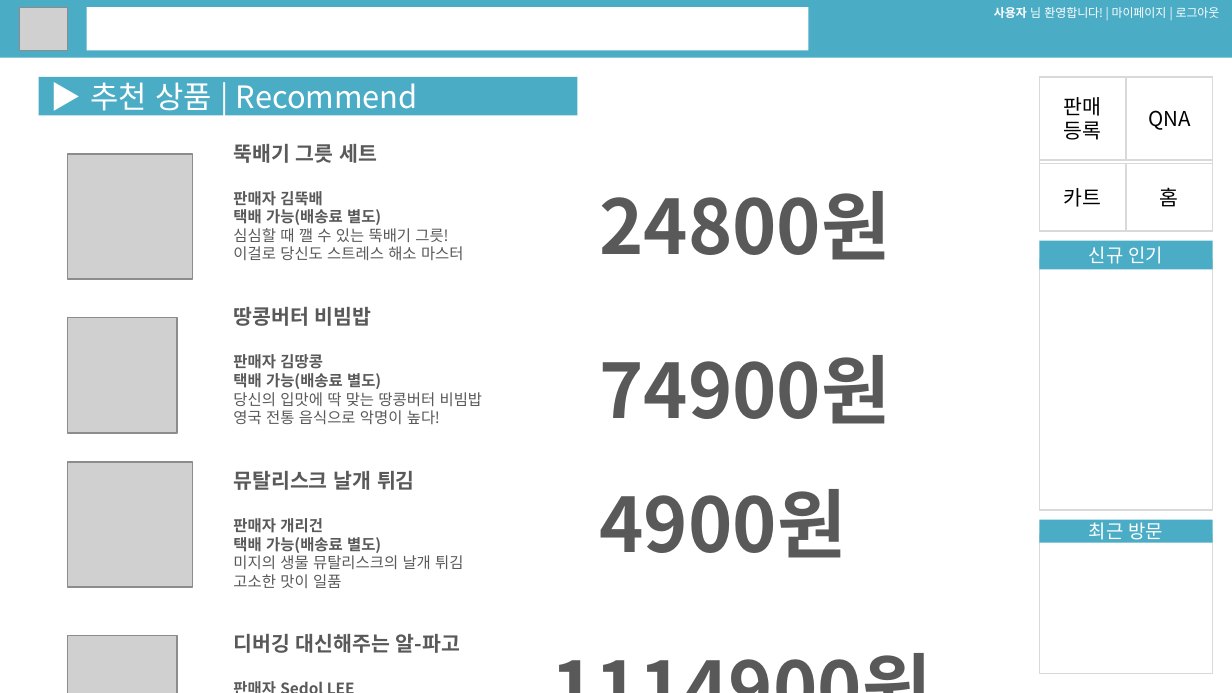
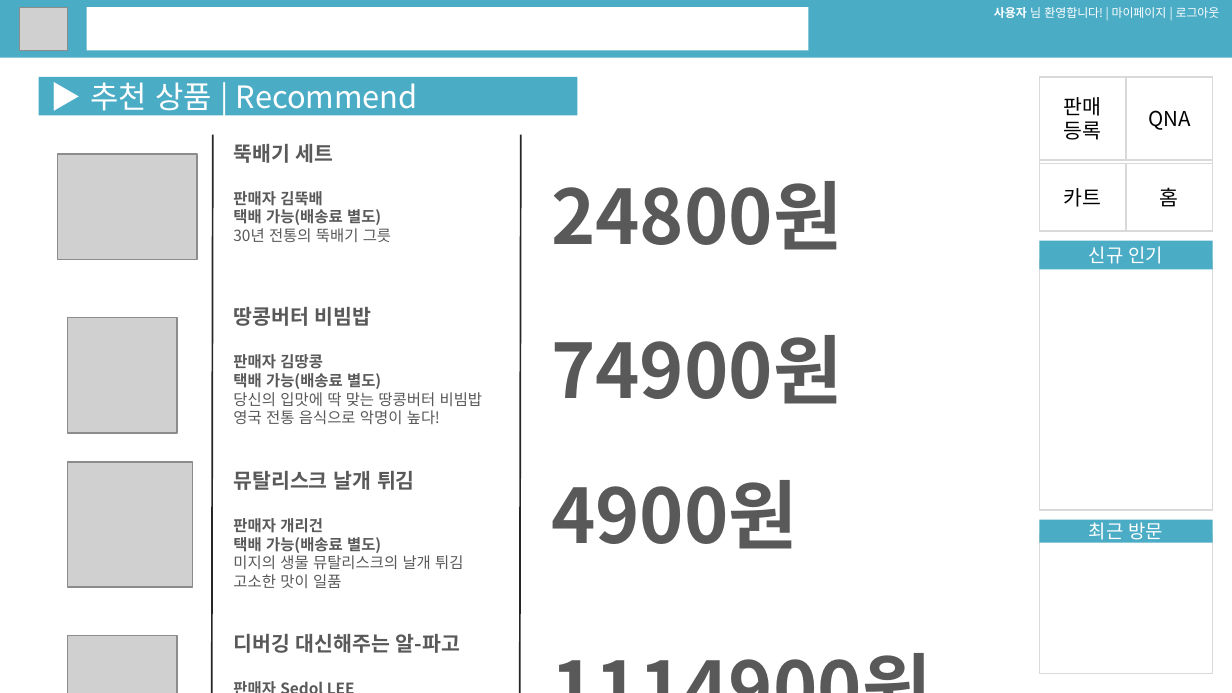
Before and after one commit to InvalidId404/idea4U, a slide deck: slide 3 of 시안.pptx. Drawn at 1232x693 pixels with LibreOffice and Linux fonts; fonts in the diff are those of the drawing; grey boxes stand for pictures. Boxes give left, top, right and bottom in pixels: in the first picture for what was removed or moved away, otherwise in the second. Text is boxed around its words. In the diff, an @@ line names an element or a change of style, - is before the commit and + after.

```diff
--- a/시안.pptx
+++ b/시안.pptx
@@ line added from (213, 134) to (212, 693), #262626 1 pt @@
@@ text at bbox=[233, 144, 334, 163]: text changed @@
-뚝배기 그릇 세트
+뚝배기 세트
@@ line added from (521, 134) to (520, 693), #262626 1 pt @@
@@ picture: place and size @@
-picture at bbox=[68, 154, 193, 280]
+picture at bbox=[58, 154, 197, 260]
@@ text "24800원": place and size @@
-text "24800원" at bbox=[599, 191, 891, 260]
+text "24800원" at bbox=[551, 181, 843, 250]
@@ text at bbox=[233, 228, 391, 242]: text changed @@
-심심할 때 깰 수 있는 뚝배기 그릇!
-이걸로 당신도 스트레스 해소 마스터
+30년 전통의 뚝배기 그릇
@@ text "74900원": place and size @@
-text "74900원" at bbox=[599, 355, 891, 424]
+text "74900원" at bbox=[551, 335, 843, 404]
@@ text "4900원": place and size @@
-text "4900원" at bbox=[599, 489, 846, 558]
+text "4900원" at bbox=[551, 480, 798, 549]
```
Also in this commit, not shown: 2 other slides changed, 5 other files.
